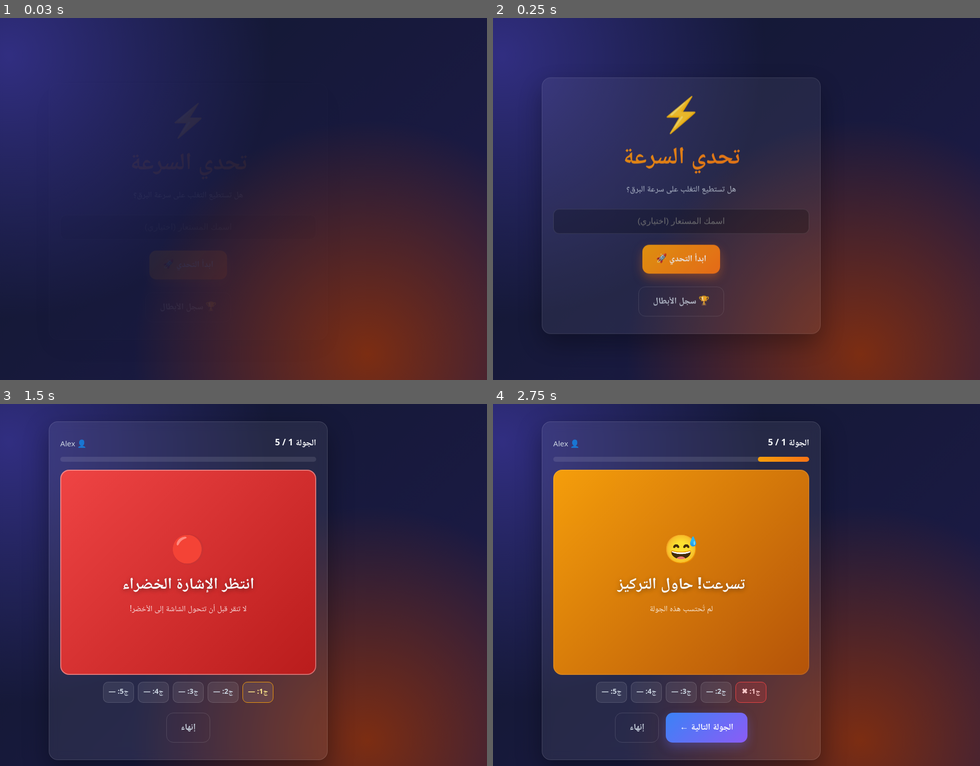
Above: before the commit, frames 1-4 (two rows, left to right).
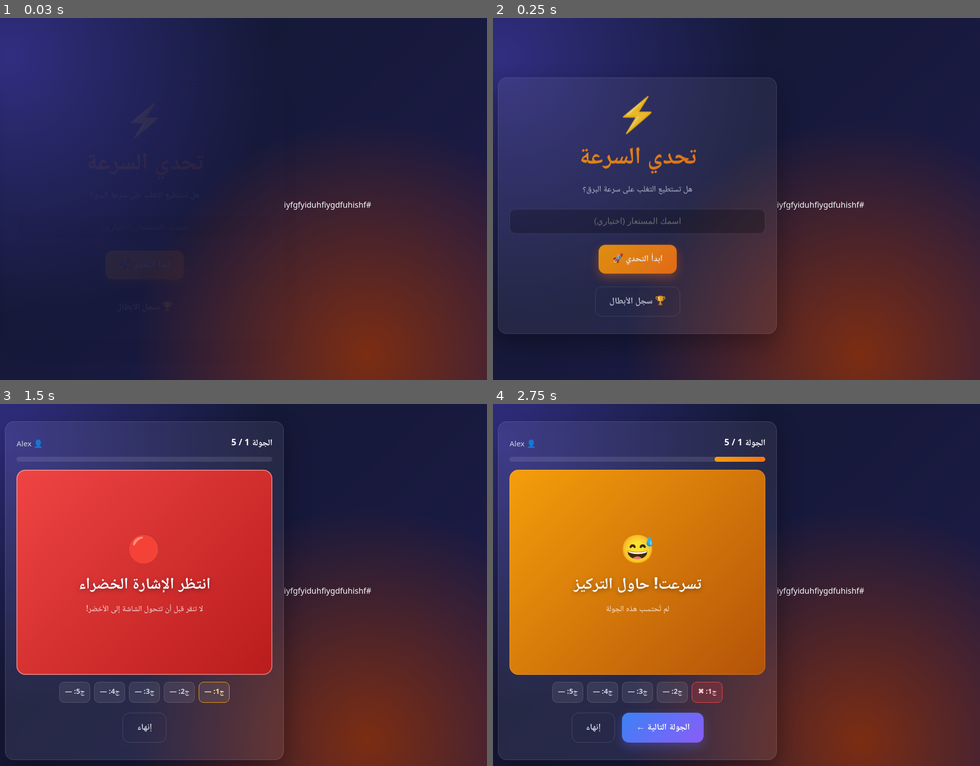
Above: after the commit, the same moments.

Repository: FAYAZ1432/game-
Game: browser game, page index.html
Same seed, same stepped clock (60 frames per second), same inputs: the game is played once before the commit and once after it.
Inputs (mouse positions are in pixels of both pictures, inside the frame that each line leads up to; where the layout moved, square brackets give the same spot in the first picture):
- Up to frame 1 (0.03 s): no input
- Up to frame 2 (0.25 s): no input
- Up to frame 3 (1.5 s): click (146, 606) [189, 606] at 0.27 s; type "Alex" at 0.27 s; click "ابدأ التحدي 🚀" at 0.52 s; tap Space at 1.1 s
- Up to frame 4 (2.75 s): tap Space at 1.6, 2.1, 2.6 s

The runs differ from the first frame. In frame 1, 0.1% of the frame differs, in the area x 58-77%, y 50-53%; in frame 2, 4.0%; in frame 3, 13%; in frame 4, 16%, in the area x 1-77%, y 4-99%.

Commit message:
Add random string at the beginning of index.html

Diff:
--- a/index.html
+++ b/index.html
@@ -1,3 +1,4 @@
+#iyfgfyiduhfiygdfuhishf
 <!DOCTYPE html>
 <html lang="ar" dir="rtl">
 <head>
